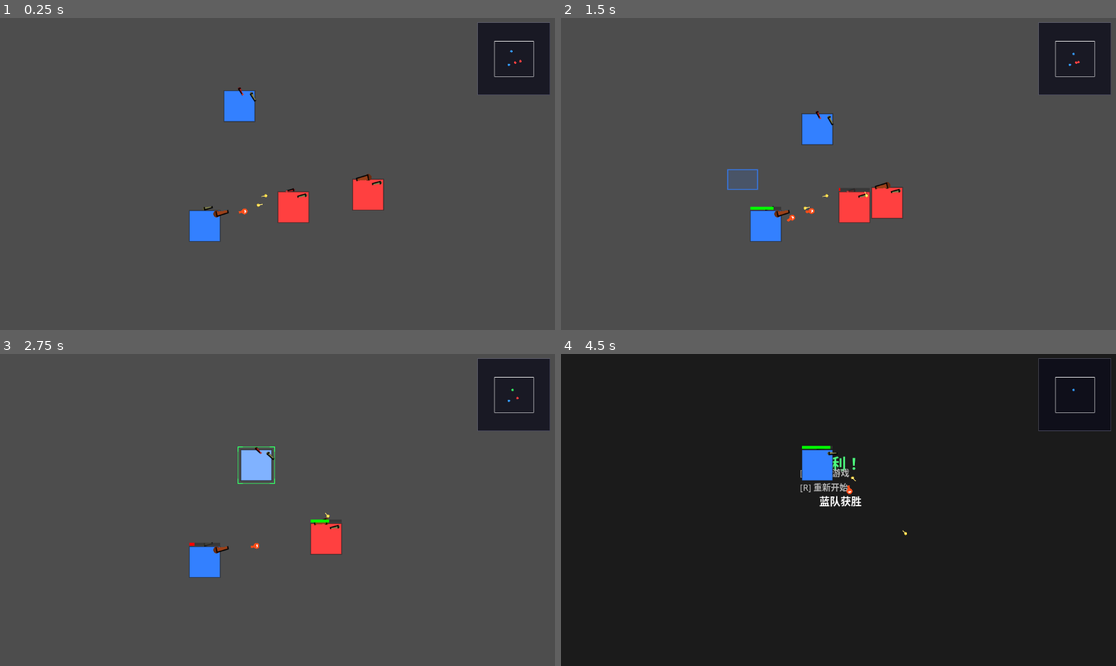
Above: before the commit, frames 1-4 (two rows, left to right).
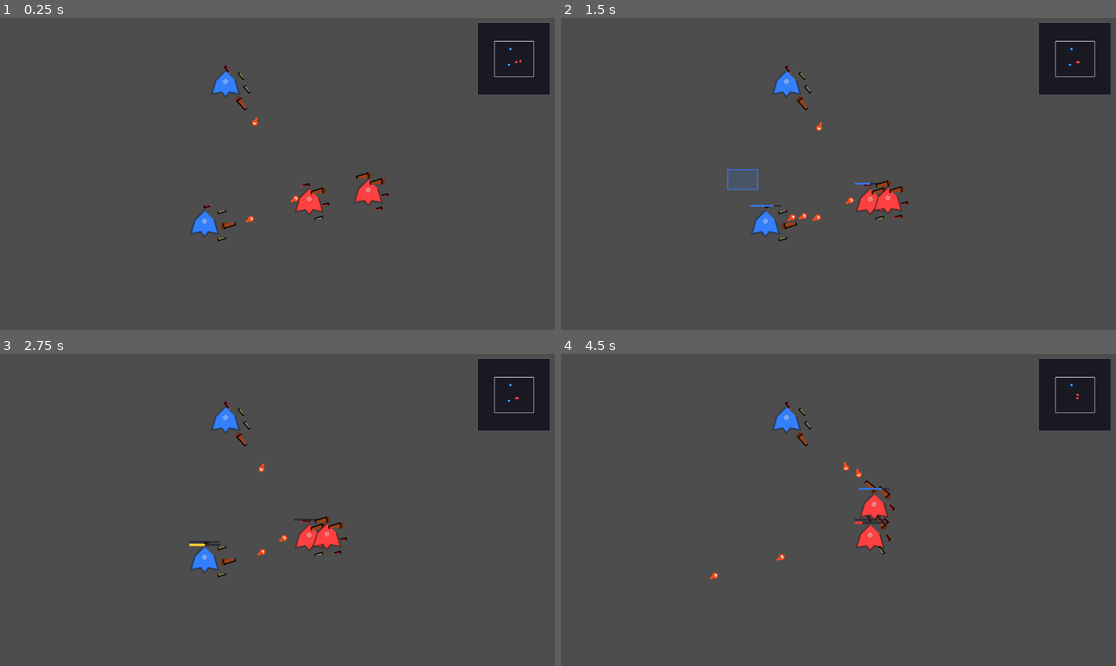
Above: after the commit, the same moments.

Repository: ZhanXuzhao/SpaceRTS
Game: Godot game, scene res://scenes/main.tscn
Two runs of this game, one before a commit and one after it. Both use one fixed random seed, a clock stepped at 60 frames per second and the inputs below.
Inputs (mouse positions are in pixels of both pictures, inside the frame that each line leads up to):
- Up to frame 1 (0.25 s): no input
- Up to frame 2 (1.5 s): tap Enter at 0.5 s; move the mouse to (960, 158) at 0.52 s; tap R at 0.6 s; click (960, 158) at 0.67 s; drag from (727, 189) to (816, 130) at 1.27 s
- Up to frame 3 (2.75 s): move the mouse to (333, 441) at 2.02 s; hold Shift from 2.03 s (still down)
- Up to frame 4 (4.5 s): release Shift at 2.75 s; drag from (810, 572) to (888, 516) at 2.77 s; move the mouse to (1005, 556) at 3.52 s; hold A 3.53-4.25 s; tap Q at 3.6 s; drag from (672, 463) to (855, 541) at 4.27 s

The runs differ from the first frame. In frame 1, 2.6% of the frame differs, in the area x 34-94%, y 9-72%; in frame 2, 2.6%; in frame 3, 2.2%; in frame 4, 97%, in the area x 0-100%, y 0-100%.

Commit message:
Spaceship visual, shield+hull health system, 4 weapon slots

Diff:
--- a/scripts/main.gd
+++ b/scripts/main.gd
@@ -92,7 +92,7 @@
 	var blue_alive := 0
 	var red_alive := 0
 	for unit in _units:
-		if not is_instance_valid(unit) or unit.health <= 0:
+		if not is_instance_valid(unit) or unit.hull <= 0:
 			continue
 		if unit.team == Unit.Team.BLUE:
 			blue_alive += 1
@@ -122,7 +122,7 @@
 
 	# 清除已死亡的选中单位
 	_selected_units = _selected_units.filter(
-		func(u): return is_instance_valid(u) and u.health > 0
+		func(u): return is_instance_valid(u) and u.hull > 0
 	)
 
 	# ---- 键盘：A 键切换攻击光标模式 ----
@@ -181,7 +181,7 @@
 	var world_pos = _screen_to_world(screen_pos)
 	var enemy = _find_enemy_at_world(world_pos)
 	for unit in _selected_units:
-		if not is_instance_valid(unit) or unit.health <= 0:
+		if not is_instance_valid(unit) or unit.hull <= 0:
 			continue
 		if enemy != null:
 			unit.attack_target(enemy)
@@ -193,7 +193,7 @@
 	var world_pos = _screen_to_world(screen_pos)
 	var enemy = _find_enemy_at_world(world_pos)
 	for unit in _selected_units:
-		if not is_instance_valid(unit) or unit.health <= 0:
+		if not is_instance_valid(unit) or unit.hull <= 0:
 			continue
 		if enemy != null:
 			unit.attack_target(enemy)
@@ -205,7 +205,7 @@
 	for unit in _units:
 		if unit.team != Unit.Team.RED:
 			continue
-		if unit.health <= 0:
+		if unit.hull <= 0:
 			continue
 		var half = Vector2(32, 32)
 		var unit_rect = Rect2(unit.global_position - half, half * 2)
--- a/scripts/minimap.gd
+++ b/scripts/minimap.gd
@@ -26,7 +26,7 @@
 
 	# 绘制单位
 	for unit in units:
-		if not is_instance_valid(unit) or unit.health <= 0:
+		if not is_instance_valid(unit) or unit.hull <= 0:
 			continue
 		var mm_pos = _world_to_minimap(unit.global_position, map_pos)
 		if not map_rect.has_point(mm_pos):
@@ -52,7 +52,7 @@
 
 	# 收集所有存活单位的位置
 	for unit in units:
-		if not is_instance_valid(unit) or unit.health <= 0:
+		if not is_instance_valid(unit) or unit.hull <= 0:
 			continue
 		has_units = true
 		min_pos = min_pos.min(unit.global_position)
--- a/scripts/projectile.gd
+++ b/scripts/projectile.gd
@@ -51,7 +51,7 @@
 	_lifetime -= delta
 
 	# 追踪模式下更新方向
-	if is_homing and is_instance_valid(_target_unit) and _target_unit.health > 0:
+	if is_homing and is_instance_valid(_target_unit) and _target_unit.hull > 0:
 		_direction = (_target_unit.global_position - global_position).normalized()
 		# 追踪弹略微调整角度
 		var angle = _direction.angle()
@@ -83,7 +83,7 @@
 		return
 
 	# 不打已死的
-	if other_unit.health <= 0:
+	if other_unit.hull <= 0:
 		return
 
 	# 造成伤害（传递来源以支持反击，检查 source 是否还存活）
--- a/scripts/unit.gd
+++ b/scripts/unit.gd
@@ -6,16 +6,22 @@
 @export var speed: float = 200.0
 @export var unit_color: Color = Color(0.2, 0.6, 1.0)
 @export var team: Team = Team.BLUE
-@export var max_health: float = 100.0
+
+# ----- 护盾 & 结构 -----
+@export var max_shield: float = 100.0
+@export var max_hull: float = 100.0
+@export var shield_regen_rate: float = 8.0
+
+var shield: float
+var hull: float
+var _shield_regen_delay: float = 0.0
 
 ## 武器槽数量（1-8）
-@export var slot_count: int = 2
-
-## 是否被选中（仅蓝队有效）
+@export var slot_count: int = 4
+
+## 是否被选中
 var is_selected: bool = false : set = _set_is_selected
 
-var health: float
-## 指向主场景中所有单位的共享数组
 var _all_units: Array[Unit] = []
 
 var _target_position: Vector2
@@ -23,23 +29,19 @@
 var _current_target: Unit = null
 
 # ----- 武器槽位 -----
-## 槽位武器（null 表示空槽）
 var _slot_weapons: Array = []
-## 槽位当前旋转角（弧度）
 var _slot_angles: Array[float] = []
-## 槽位冷却计时器
 var _slot_cooldowns: Array[float] = []
 
-## 8 个槽位在单位周围的偏移位置（64x64 单位）
 const SLOT_OFFSETS: Array[Vector2] = [
-	Vector2(0, -36),     # 0: 上
-	Vector2(25, -25),    # 1: 右上
-	Vector2(36, 0),      # 2: 右
-	Vector2(25, 25),     # 3: 右下
-	Vector2(0, 36),      # 4: 下
-	Vector2(-25, 25),    # 5: 左下
-	Vector2(-36, 0),     # 6: 左
-	Vector2(-25, -25),   # 7: 左上
+	Vector2(0, -40),     # 0: 上
+	Vector2(28, -28),    # 1: 右上
+	Vector2(40, 0),      # 2: 右
+	Vector2(28, 28),     # 3: 右下
+	Vector2(0, 40),      # 4: 下
+	Vector2(-28, 28),    # 5: 左下
+	Vector2(-40, 0),     # 6: 左
+	Vector2(-28, -28),   # 7: 左上
 ]
 
 # ----- 攻击指令相关 -----
@@ -59,7 +61,8 @@
 
 
 func _ready() -> void:
-	health = max_health
+	shield = max_shield
+	hull = max_hull
 
 	# 初始化武器槽位
 	_slot_weapons.resize(slot_count)
@@ -78,16 +81,22 @@
 func _process(delta: float) -> void:
 	_laser_flash_timer = max(0.0, _laser_flash_timer - delta)
 
+	# ---- 护盾自动恢复 ----
+	if _shield_regen_delay > 0.0:
+		_shield_regen_delay -= delta
+	elif shield < max_shield:
+		shield = min(max_shield, shield + shield_regen_rate * delta)
+
 	# ---- 冷却更新 ----
 	for i in range(slot_count):
 		_slot_cooldowns[i] = max(0.0, _slot_cooldowns[i] - delta)
 
 	# 清理无效的明确攻击目标
-	if is_instance_valid(_explicit_attack_target) and _explicit_attack_target.health <= 0:
+	if is_instance_valid(_explicit_attack_target) and _explicit_attack_target.hull <= 0:
 		_explicit_attack_target = null
 
 	# 清理无效的当前目标
-	if is_instance_valid(_current_target) and _current_target.health <= 0:
+	if is_instance_valid(_current_target) and _current_target.hull <= 0:
 		_current_target = null
 
 	# ---- 目标获取 ----
@@ -237,7 +246,7 @@
 	var separation = Vector2.ZERO
 	const SEPARATION_RADIUS: float = 80.0
 	for other in _all_units:
-		if other == self or not is_instance_valid(other) or other.health <= 0:
+		if other == self or not is_instance_valid(other) or other.hull <= 0:
 			continue
 		var to_other = global_position - other.global_position
 		var dist = to_other.length()
@@ -255,7 +264,7 @@
 	var nearest: Unit = null
 	var nearest_dist = INF
 	for other in _all_units:
-		if other == self or not is_instance_valid(other) or other.health <= 0:
+		if other == self or not is_instance_valid(other) or other.hull <= 0:
 			continue
 		if other.team == team:
 			continue
@@ -267,10 +276,20 @@
 
 
 func take_damage(amount: float, attacker: Unit = null) -> void:
-	health -= amount
+	# 护盾先吸收伤害
+	if shield > 0.0:
+		var absorbed = min(shield, amount)
+		shield -= absorbed
+		amount -= absorbed
+	# 剩余伤害由结构承受
+	if amount > 0.0:
+		hull -= amount
+
+	# 护盾恢复延迟
+	_shield_regen_delay = 2.0
 
 	if attacker != null and team == Team.BLUE:
-		if is_instance_valid(attacker) and attacker.health > 0 and attacker.team != team:
+		if is_instance_valid(attacker) and attacker.hull > 0 and attacker.team != team:
 			if _current_target == null:
 				if _is_moving and not _is_attack_move:
 					_saved_move_target = _target_position
@@ -279,7 +298,7 @@
 				_explicit_attack_target = null
 				_is_attack_move = false
 
-	if health <= 0:
+	if hull <= 0:
 		_die()
 
 
@@ -326,13 +345,29 @@
 
 
 func _draw() -> void:
-	# 单位本体
-	var rect = Rect2(-32, -32, 64, 64)
-	var base_color = unit_color
+	# ---- 太空飞船本体 ----
+	# 船体（六边形飞船）
+	var body_color = unit_color
 	if is_selected:
-		base_color = Color(0.5, 0.7, 1.0)
-	draw_rect(rect, base_color, true)
-	draw_rect(rect, Color(0.1, 0.1, 0.1, 0.5), false, 2.0)
+		body_color = Color(0.5, 0.7, 1.0)
+
+	# 飞船多边形：箭头形，尖端向上
+	var ship = PackedVector2Array([
+		Vector2(0, -32),       # 船头
+		Vector2(-20, -12),     # 左翼
+		Vector2(-28, 16),      # 左引擎
+		Vector2(-8, 12),       # 左尾
+		Vector2(0, 22),        # 尾中
+		Vector2(8, 12),        # 右尾
+		Vector2(28, 16),       # 右引擎
+		Vector2(20, -12),      # 右翼
+	])
+	draw_colored_polygon(ship, body_color)
+	draw_polyline(ship, Color(0.1, 0.1, 0.1, 0.5), 2.0, true)
+
+	# 驾驶舱
+	draw_circle(Vector2(0, -10), 6, body_color.lightened(0.3))
+	draw_circle(Vector2(0, -10), 6, Color(0.1, 0.1, 0.1, 0.3), false, 1.0)
 
 	# ---- 绘制武器 ----
 	for i in range(slot_count):
@@ -351,21 +386,27 @@
 		draw_line(Vector2.ZERO, end, laser_color, 2.0)
 		draw_line(Vector2.ZERO, end, Color.WHITE, 0.5)
 
-	# 血条
-	if health < max_health:
-		var bar_width = 64.0
-		var bar_height = 6.0
-		var bar_y = -40.0
-		draw_rect(Rect2(-bar_width / 2, bar_y, bar_width, bar_height), Color(0.2, 0.2, 0.2, 0.8), true)
-		var health_pct = health / max_health
-		var fill_color: Color
-		if health_pct > 0.5:
-			fill_color = Color.GREEN
-		elif health_pct > 0.25:
-			fill_color = Color.YELLOW
+	# ---- 护盾条 & 结构条 ----
+	var bar_width = 64.0
+	var bar_half = bar_width / 2.0
+
+	# 护盾条（蓝色，上方）
+	if shield < max_shield:
+		draw_rect(Rect2(-bar_half, -44.0, bar_width, 4.0), Color(0.15, 0.15, 0.2, 0.8), true)
+		draw_rect(Rect2(-bar_half, -44.0, bar_width * shield / max_shield, 4.0), Color(0.2, 0.5, 1.0, 0.9), true)
+
+	# 结构条（绿色→黄色→红色）
+	if hull < max_hull:
+		draw_rect(Rect2(-bar_half, -38.0, bar_width, 5.0), Color(0.15, 0.15, 0.2, 0.8), true)
+		var hull_pct = hull / max_hull
+		var hull_color: Color
+		if hull_pct > 0.5:
+			hull_color = Color(0.2, 1.0, 0.3)
+		elif hull_pct > 0.25:
+			hull_color = Color(1.0, 0.8, 0.2)
 		else:
-			fill_color = Color.RED
-		draw_rect(Rect2(-bar_width / 2, bar_y, bar_width * health_pct, bar_height), fill_color, true)
+			hull_color = Color(1.0, 0.2, 0.2)
+		draw_rect(Rect2(-bar_half, -38.0, bar_width * hull_pct, 5.0), hull_color, true)
 
 	# 选中标记
 	if is_selected:
